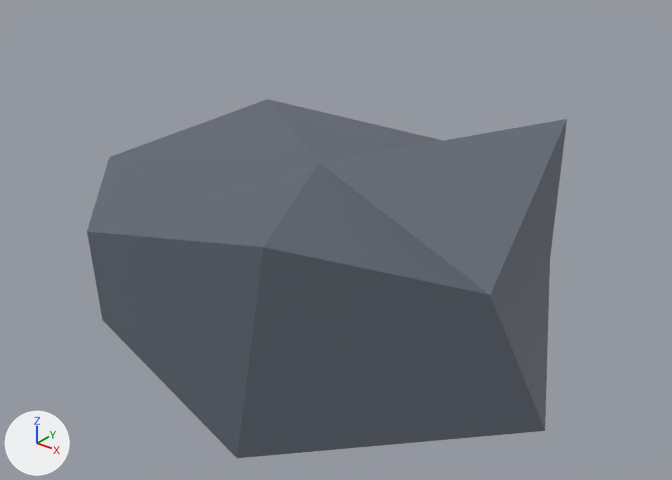
The glTF model assets/models/item-slag.glb: old version first, new version second.
One viewpoint serves both versions: a camera (50 mm lens) standing at (0.319, -0.398, 0.305) and looking at (0.01, -0.011, 0.066). The axes (+X, +Y, +Z) are drawn at lower left. The lights are the same throughout. The older version comes first. Vertices at exactly the same position are counted once.

Objects in the first picture: 'item-slag'.
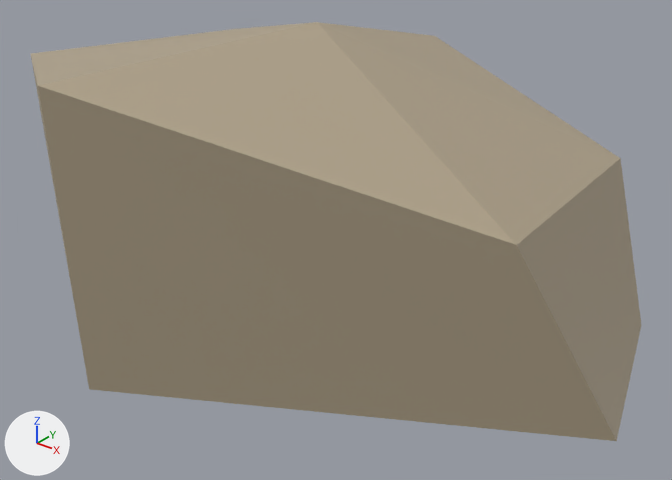
Boxes [x1, y1, x2, y2] around the edits, measured in the pictures (672 x 480 px):
'item-slag', recoloured, reshaped (27% wider, 17% taller)
    before: [87, 99, 567, 458]
    after: [31, 22, 641, 441]

The change in detail:
Material 'item_slag' (mat_item_slag) changes colour from greyish blue #5f6672 to beige #b3a58c; in linear values from (0.114, 0.133, 0.168) to (0.451, 0.376, 0.262).
me_it_slag_002 is used by ob_item_slag; location (0.0, 0.0, 0.0).
me_it_slag_002 had 16 vertices, 28 faces and spanned x -0.159..0.159, y -0.135..0.135, z 0.0..0.127.
me_it_slag_002 now has 14 vertices, 24 faces and spans x -0.205..0.205, y -0.182..0.182, z 0.0..0.193.
me_it_slag_002 part 1: the whole mesh is rebuilt.
